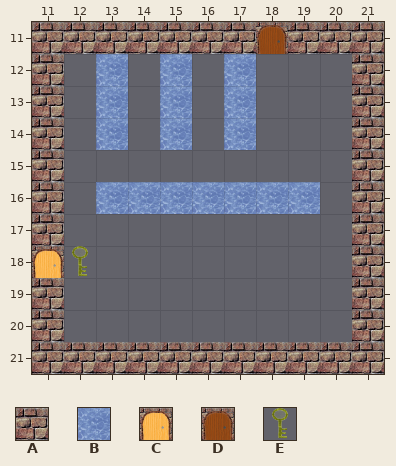
Level history. Tiled map: Clockwise/assets/bottom-right.tmx. The picture above was drawn from the file before the commit.
Cells are 32x32 px. Shown: x 11..21, y 11..21.
Key: from "tiles": A 0, B 1, C 2, D 3, E 9.
_ is an empty cell.
Layer "Tile Layer 2" before, first column x 11:
11 AAAAAAADAAA
12 A_B_B_B___A
13 A_B_B_B___A
14 A_B_B_B___A
15 A_________A
16 A_BBBBBBB_A
17 A_________A
18 CE________A
19 A_________A
20 A_________A
21 AAAAAAAAAAA
Once edited:
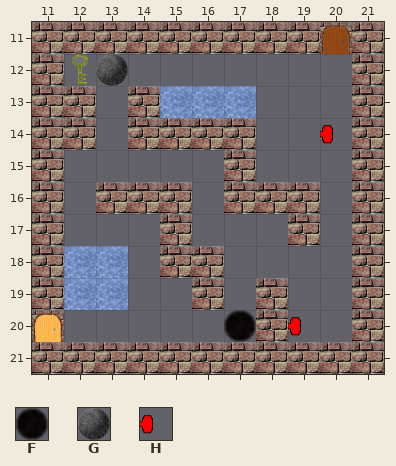
Further tiles: from "tiles": F 5, G 6, H 10.
Tiles of an added or newly shown layer are drawn over the layers below it.
See-through tiles are keyed as they look on the map.
From old to new:
Layer "Tile Layer 2" (now hidden):
Tile A is removed in row 11 at x 20; in row 20 at x 11.
Tile B is removed in row 12 at x 13, 15 and 17; in row 13 at x 13; in row 14 at x 13, 15 and 17; in row 16 at x 13 to 19.
Tile C is removed in row 18 at x 11.
Tile D is removed in row 11 at x 18.
Tile E is removed in row 18 at x 12.
Layer "Tile Layer 3" (added):
Tile A now appears in row 11 at x 18; in row 13 at x 12 and 14; in row 14 at x 12 and 14 to 17; in row 15 at x 17; in row 16 at x 13 to 15 and 17 to 19; in row 17 at x 15 and 19.
Tile A now appears in row 18 at x 11 and 15 to 16; in row 19 at x 16 and 18; in row 20 at x 18.
Tile B now appears in row 13 at x 16; in rows 18 to 19 at x 12 to 13.
Tile C now appears in row 20 at x 11.
Tile D now appears in row 11 at x 20.
Tile E now appears in row 12 at x 12.
Tile F now appears in row 20 at x 17.
Tile G now appears in row 12 at x 13.
Tile H now appears in row 14 at x 20; in row 20 at x 19.
Boxes around the changes in both pictures, in picture pixels (x1, y1, x2, y2):
changed: (32, 22, 320, 342)
changed: (320, 22, 352, 54)
added: (320, 125, 333, 144)
